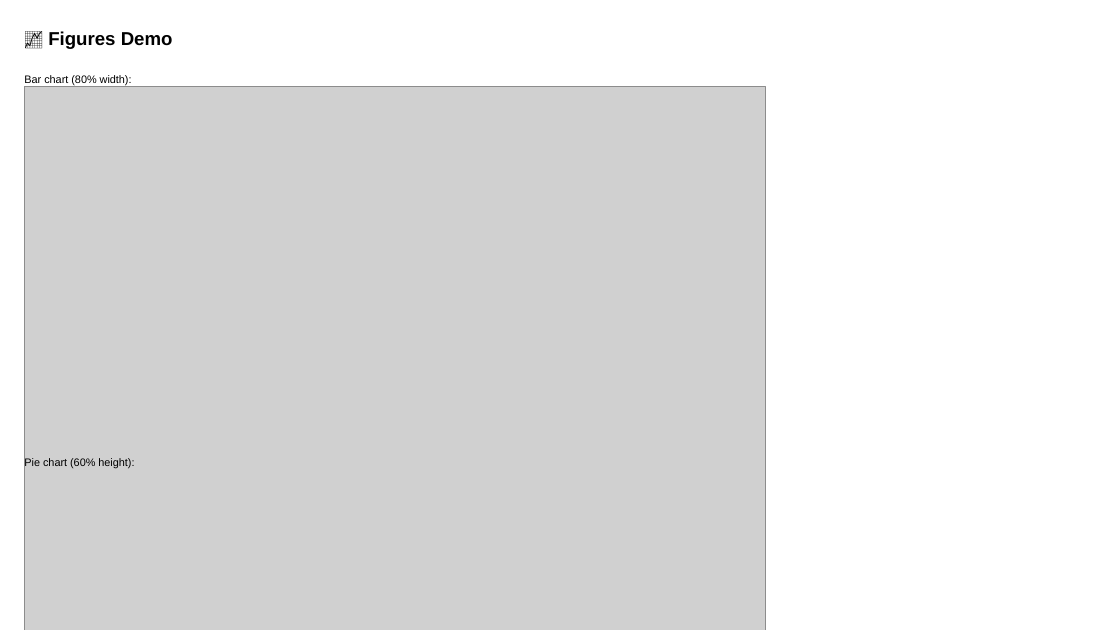
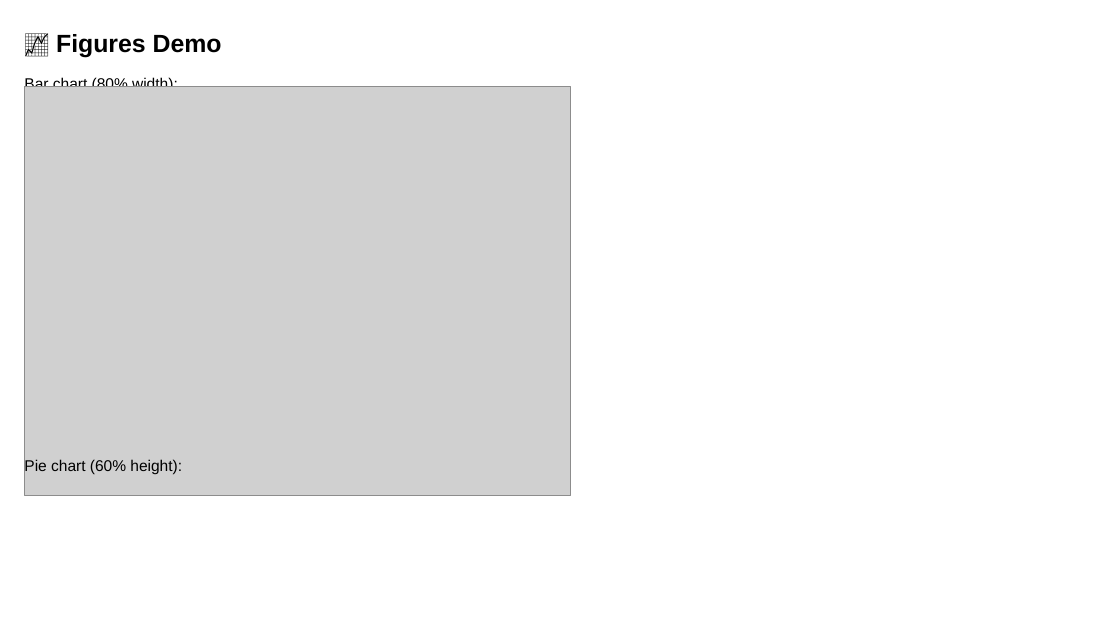
Before and after one commit to louisazhou/slidegenerator, a slide deck: slide 15 of output/comprehensive_demo_default.pptx. Drawn at 1120x630 pixels with LibreOffice and Linux fonts; fonts in the diff are those of the drawing; grey boxes stand for pictures. Boxes give left, top, right and bottom in pixels: in the first picture for what was removed or moved away, otherwise in the second. Text is boxed around its words. In the diff, an @@ line names an element or a change of style, - is before the commit and + after.

```diff
--- a/output/comprehensive_demo_default.pptx
+++ b/output/comprehensive_demo_default.pptx
@@ text "📈 Figures Demo" at bbox=[56, 34, 222, 58]: size 12 to 16 pt @@
@@ text "Bar chart (80% width):" at bbox=[24, 76, 178, 92]: size 7 to 10 pt @@
@@ picture: place and size @@
-picture at bbox=[25, 86, 765, 630]
+picture at bbox=[25, 86, 571, 496]
@@ text "Pie chart (60% height):" at bbox=[24, 459, 182, 475]: size 7 to 10 pt @@
```
Also in this commit, not shown: 19 other slides changed, 21 other files.
